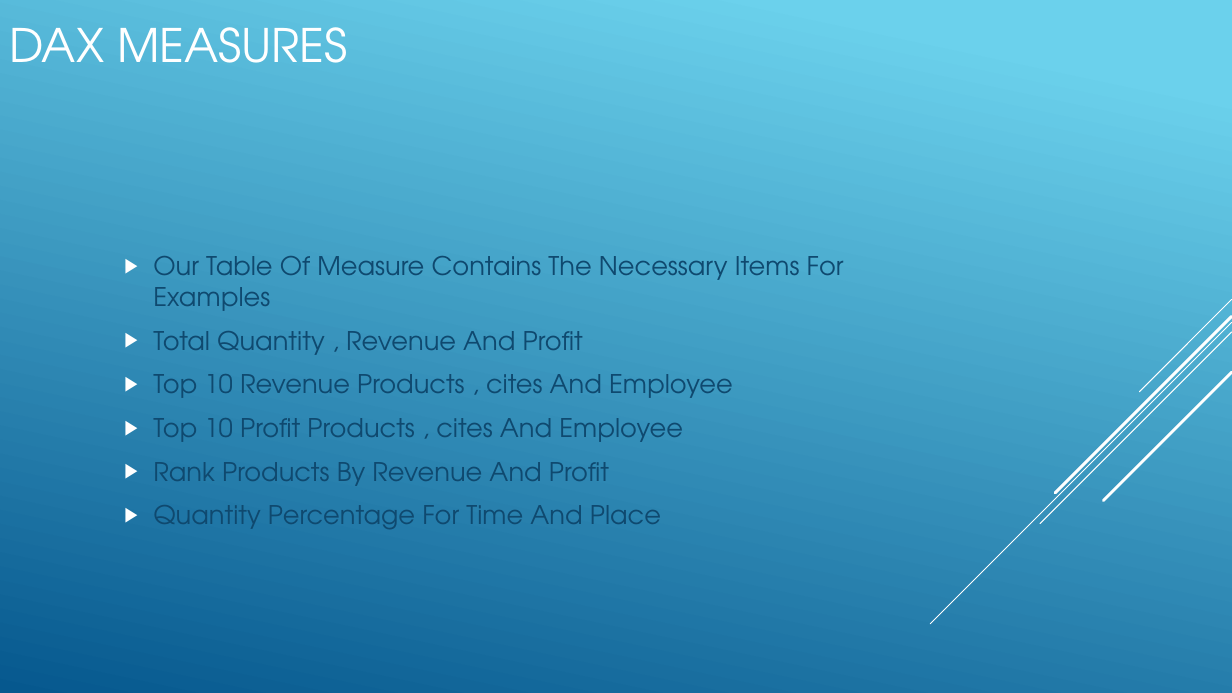
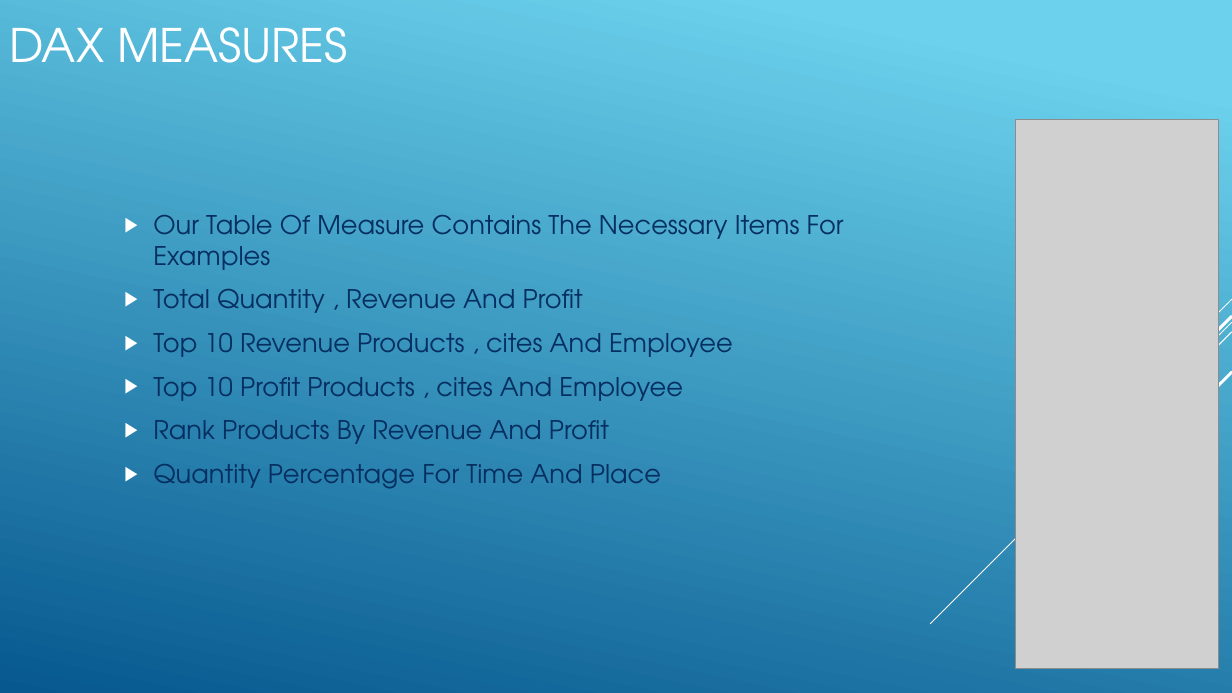
Before and after one commit to mohmedhasan1981/The-First, a slide deck: slide 5 of WWI.pptx (slide 6 before the commit). Drawn at 1232x693 pixels with LibreOffice and Linux fonts; fonts in the diff are those of the drawing; grey boxes stand for pictures. Boxes give left, top, right and bottom in pixels: in the first picture for what was removed or moved away, otherwise in the second. Text is boxed around its words. In the diff, an @@ line names an element or a change of style, - is before the commit and + after.

```diff
--- a/WWI.pptx
+++ b/WWI.pptx
@@ text "Our Table Of Measure Contains ..." at [153,215,844,489]: text colour #0F496F to #052F61 @@
@@ picture added at [1016,120,1219,669] @@
```
Also in this commit, not shown: 3 other slides changed, 14 slides added, 16 slides removed.
